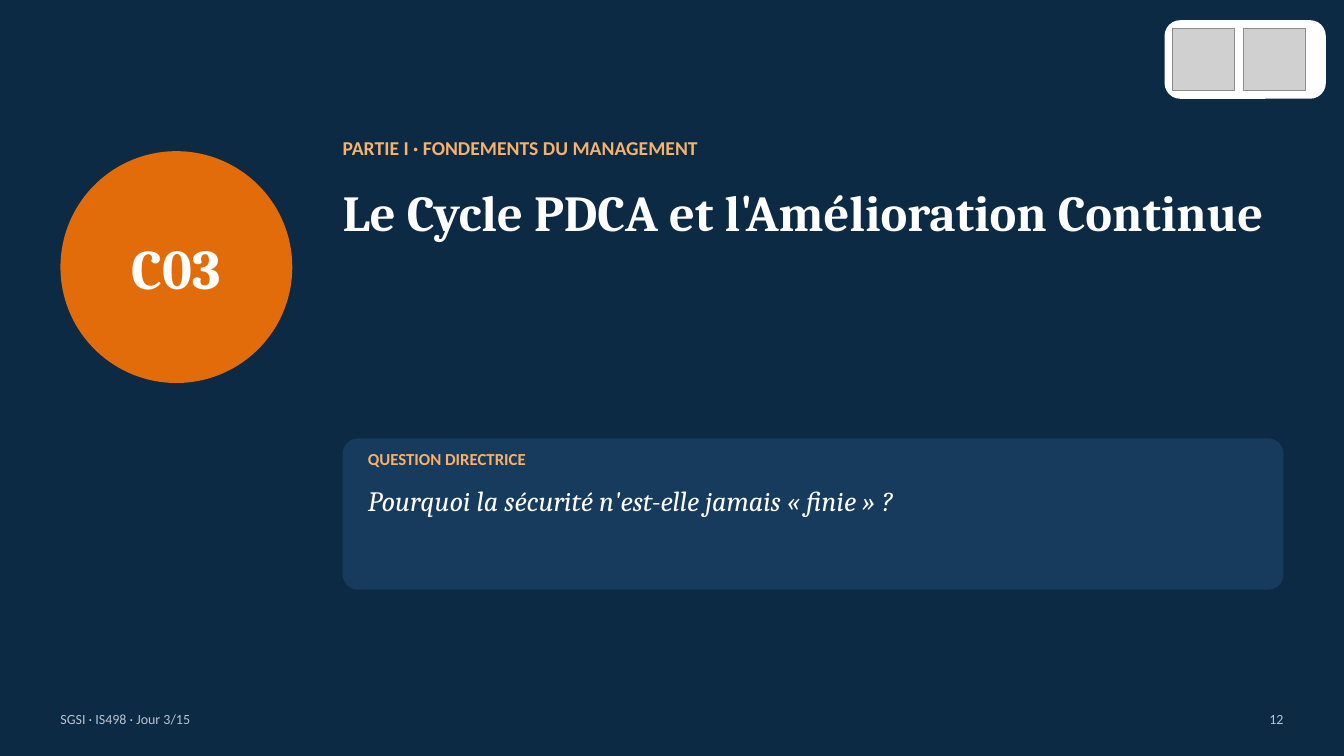
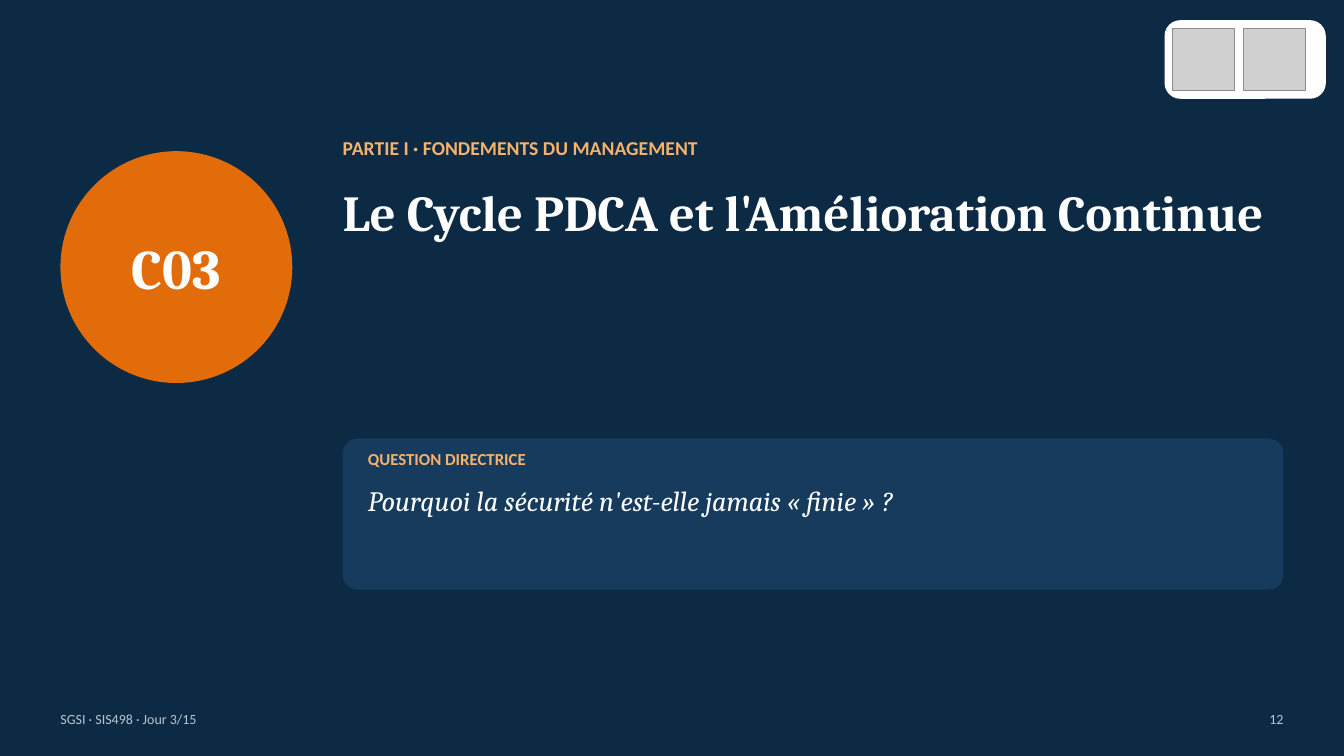
Before and after one commit to MaletYon/cours-sgsi, a slide deck: slide 12 of Présentation/SGSI_J03.pptx. Drawn at 1344x756 pixels with LibreOffice and Linux fonts; fonts in the diff are those of the drawing; grey boxes stand for pictures. Boxes give left, top, right and bottom in pixels: in the first picture for what was removed or moved away, otherwise in the second. Text is boxed around its words. In the diff, an @@ line names an element or a change of style, - is before the commit and + after.

Commit message:
SGSI : code de l'UE harmonisé en SIS498 (livre, présentations, NDAP SUKULU)

```diff
--- a/Présentation/SGSI_J03.pptx
+++ b/Présentation/SGSI_J03.pptx
@@ text at (x1=60, y1=714, x2=197, y2=725): text changed @@
-SGSI · IS498 · Jour 3/15
+SGSI · SIS498 · Jour 3/15
```
Also in this commit, not shown: 19 other slides changed, 32 other files.
